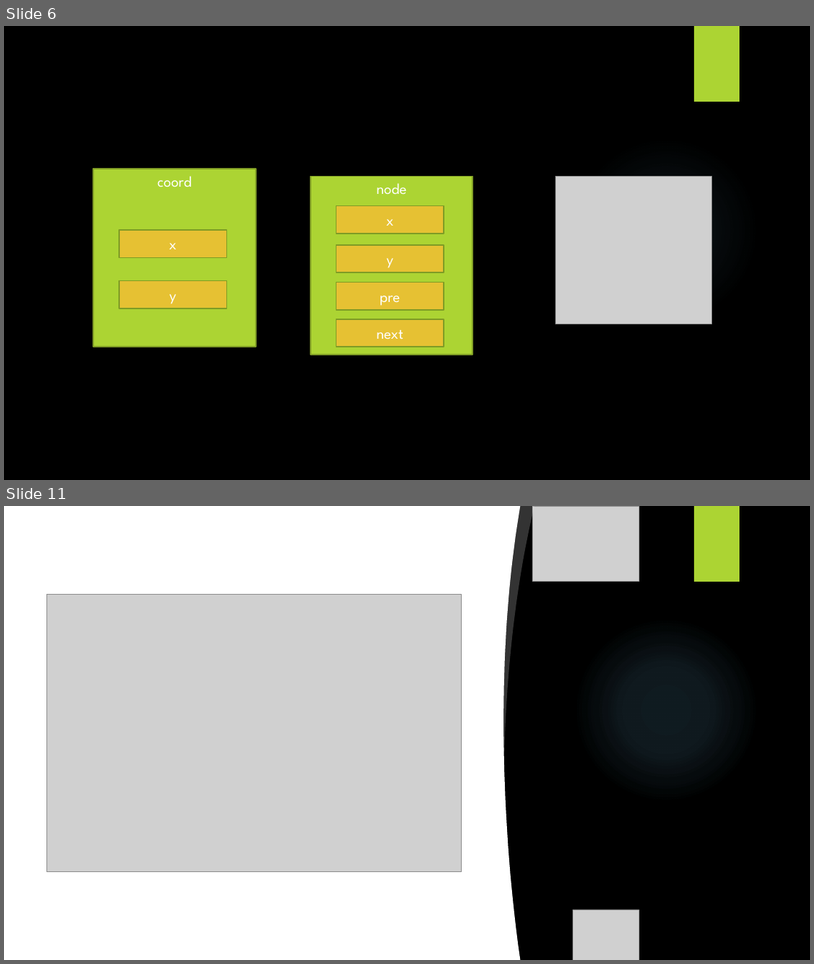
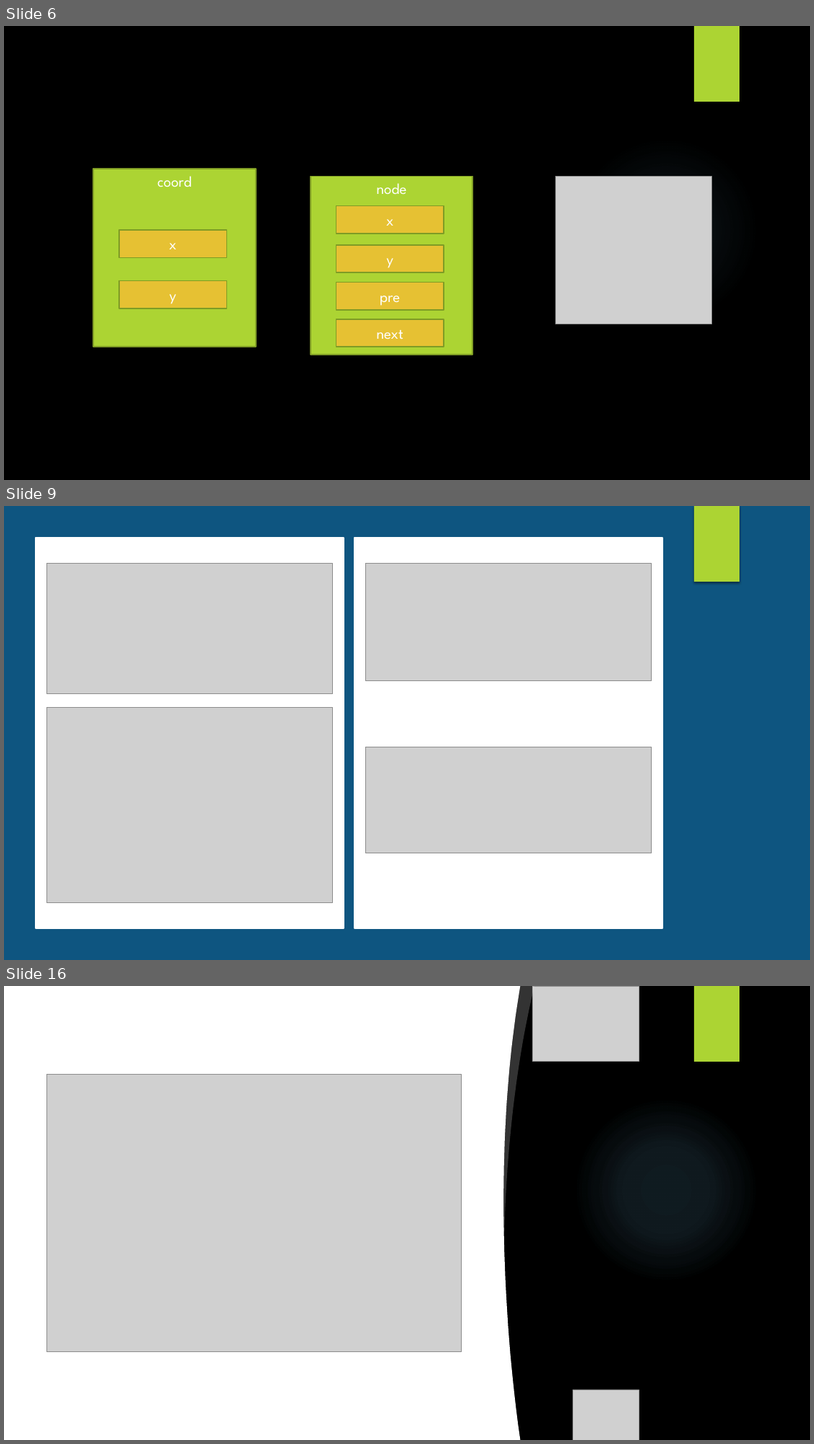
Before and after one commit to lingvin/snakegame, a slide deck: Презентация.pptx. Shown one above the other, each under a label of ours: slides 6 and 11 before the commit, slides 6, 9 and 16 after it; the slides between them are not shown. The pictures are 814x964 and 814x1444 pixels, drawn with LibreOffice and Linux fonts; fonts in the diff are those of the drawing; grey boxes stand for pictures; background and template pictures are left out. Boxes give left, top, right and bottom in pixels: in the first picture for what was removed or moved away, otherwise in the second. Text is boxed around its words. In the diff, an @@ line names an element or a change of style, - is before the commit and + after.

```diff
--- a/Презентация.pptx
+++ b/Презентация.pptx
@@ slide 9 added at (x1=4, y1=506, x2=810, y2=960), background picture (left out) @@
@@ rectangle added at (x1=4, y1=506, x2=810, y2=960), fill #0E5580 @@
@@ rectangle added at (x1=694, y1=506, x2=740, y2=582), fill #ACD433 @@
@@ rectangle added at (x1=36, y1=538, x2=344, y2=928), fill #FFFFFF, outline #FFFFFF 1.75 pt @@
@@ rectangle added at (x1=355, y1=538, x2=664, y2=928), fill #FFFFFF, outline #FFFFFF 1.75 pt @@
@@ picture added at (x1=46, y1=564, x2=332, y2=693) @@
@@ picture added at (x1=365, y1=564, x2=653, y2=681) @@
@@ picture added at (x1=46, y1=708, x2=332, y2=902) @@
@@ picture added at (x1=365, y1=747, x2=653, y2=853) @@
@@ what was slide 11 is now slide 16 @@
```
Also in this commit, not shown: 7 other slides added, 3 slides removed, 2 other files.
